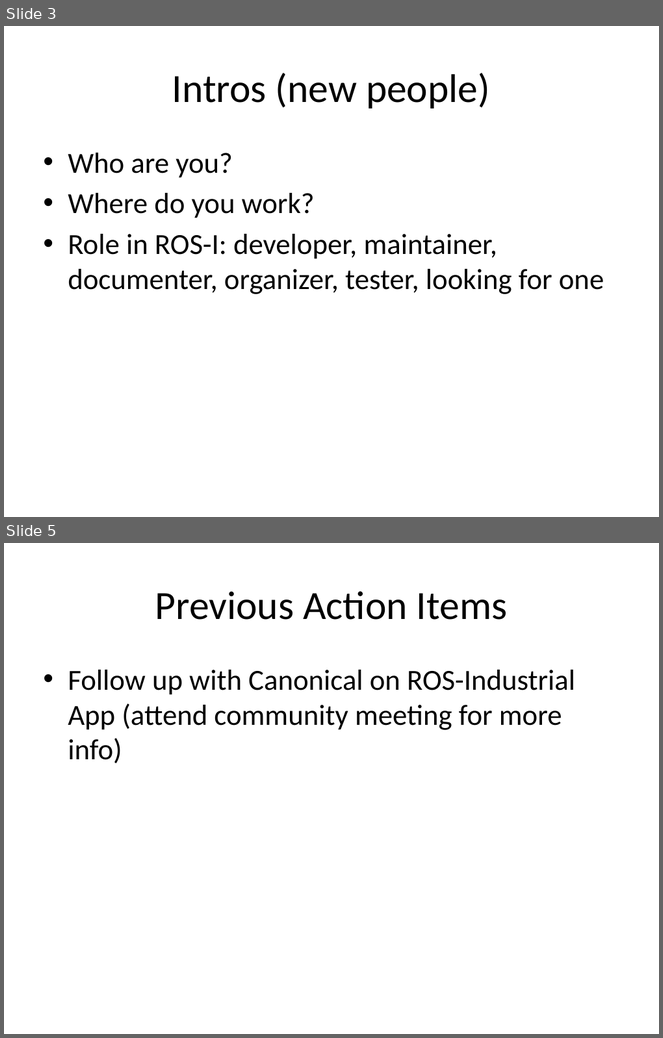
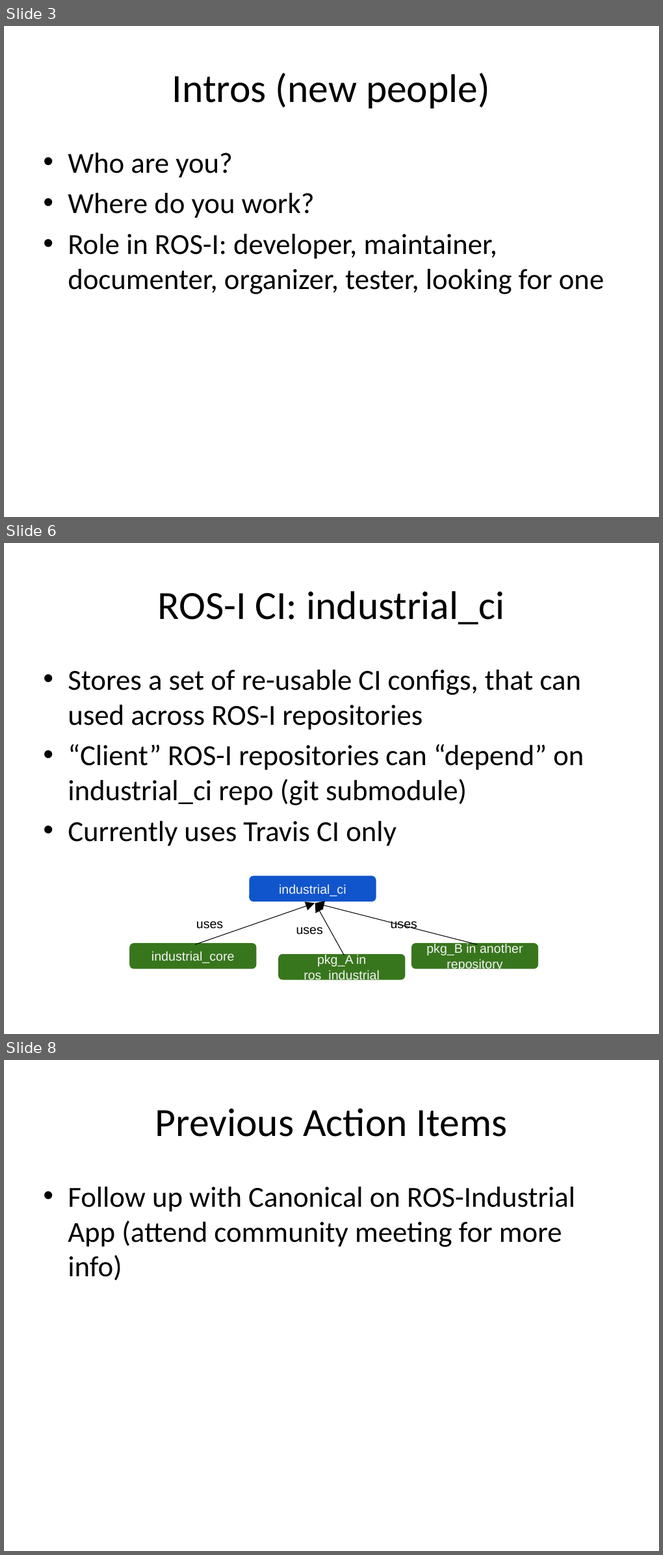
Before and after one commit to ros-industrial/ros_industrial_meetings, a slide deck: developer_meeting_notes/2015_12_08/meeting_agenda.pptx. Shown one above the other, each under a label of ours: slides 3 and 5 before the commit, slides 3, 6 and 8 after it; the slides between them are not shown. The pictures are 663x1038 and 663x1555 pixels, drawn with LibreOffice and Linux fonts; fonts in the diff are those of the drawing. Boxes give left, top, right and bottom in pixels: in the first picture for what was removed or moved away, otherwise in the second. Text is boxed around its words. In the diff, an @@ line names an element or a change of style, - is before the commit and + after.

```diff
--- a/developer_meeting_notes/2015_12_08/meeting_agenda.pptx
+++ b/developer_meeting_notes/2015_12_08/meeting_agenda.pptx
@@ slide 6 added at bbox=[4, 543, 659, 1034], background #FFFFFF @@
@@ title added at bbox=[158, 591, 504, 625], 44 pt, text #000000 @@
+ROS-I CI: industrial_ci
@@ text added at bbox=[68, 670, 584, 847], 32 pt, text #000000 @@
+• Stores a set of re-usable CI configs, that can used across ROS-I repositories
+• “Client” ROS-I repositories can “depend” on industrial_ci repo (git submodule)
+• Currently uses Travis CI only
@@ rounded rectangle added at bbox=[249, 876, 376, 901], fill #1155CC, 14 pt, text #F3F3F3 @@
+industrial_ci
@@ arrow added from (195, 945) to (315, 903), #000000 0.75 pt @@
@@ arrow added from (344, 956) to (315, 903), #000000 0.75 pt @@
@@ arrow added from (478, 945) to (315, 903), #000000 0.75 pt @@
@@ text added at bbox=[196, 921, 223, 929], 14 pt, text #000000 @@
+uses
@@ text added at bbox=[296, 927, 323, 935], 14 pt, text #000000 @@
+uses
@@ text added at bbox=[391, 921, 417, 930], 14 pt, text #000000 @@
+uses
@@ rounded rectangle added at bbox=[130, 943, 257, 969], fill #38761D, 14 pt, text #F3F3F3 @@
+industrial_core
@@ rounded rectangle added at bbox=[412, 943, 539, 969], fill #38761D, 14 pt, text #F3F3F3 @@
+pkg_B in another repository
@@ rounded rectangle added at bbox=[278, 954, 406, 980], fill #38761D, 14 pt, text #F3F3F3 @@
+pkg_A in ros_industrial
@@ what was slide 5 is now slide 8 @@
```
Also in this commit, not shown: 7 slides changed, 2 other slides added.
